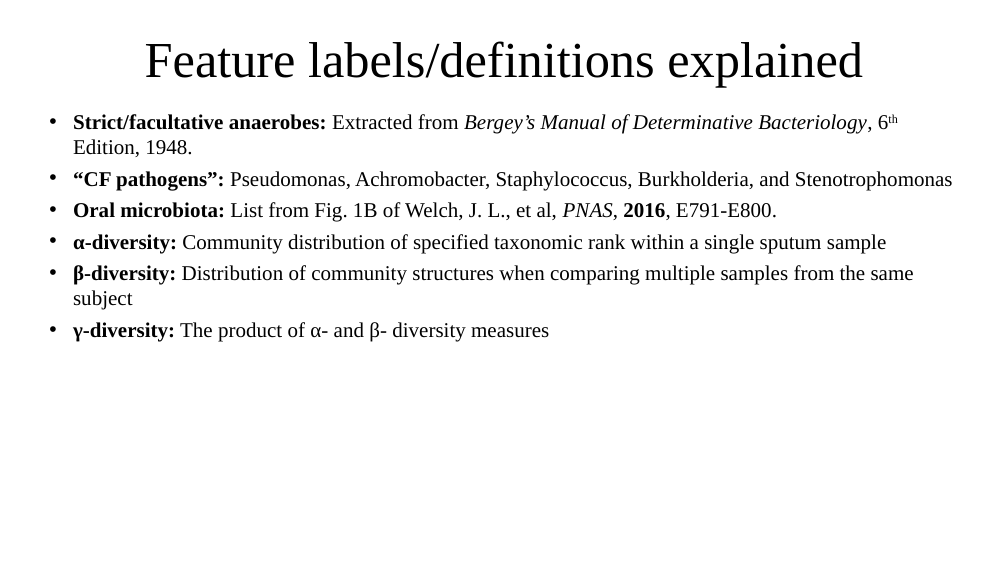
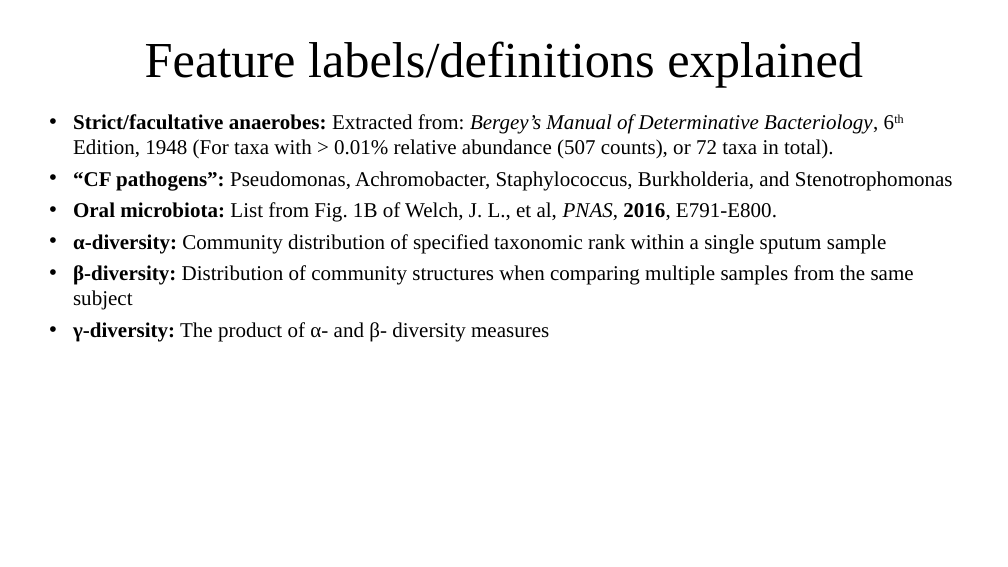
Before and after one commit to um-cf-microbiome/ml4cf, a slide deck: slide 7 of figures/src_files/NTM_Update_3_12_18.pptx (slide 8 before the commit). Drawn at 1008x567 pixels with LibreOffice and Linux fonts; fonts in the diff are those of the drawing. Boxes give left, top, right and bottom in pixels: in the first picture for what was removed or moved away, otherwise in the second. Text is boxed around its words. In the diff, an @@ line names an element or a change of style, - is before the commit and + after.

```diff
--- a/figures/src_files/NTM_Update_3_12_18.pptx
+++ b/figures/src_files/NTM_Update_3_12_18.pptx
@@ text at (73, 114, 878, 159): text changed @@
-• Strict/facultative anaerobes: Extracted from Bergey’s Manual of Determinative Bacteriology, 6th Edition, 1948.
+• Strict/facultative anaerobes: Extracted from: Bergey’s Manual of Determinative Bacteriology, 6th Edition, 1948 (For taxa with > 0.01% relative abundance (507 counts), or 72 taxa in total).
```
Also in this commit, not shown: 5 other slides changed, 1 slide removed, 15 other files.
